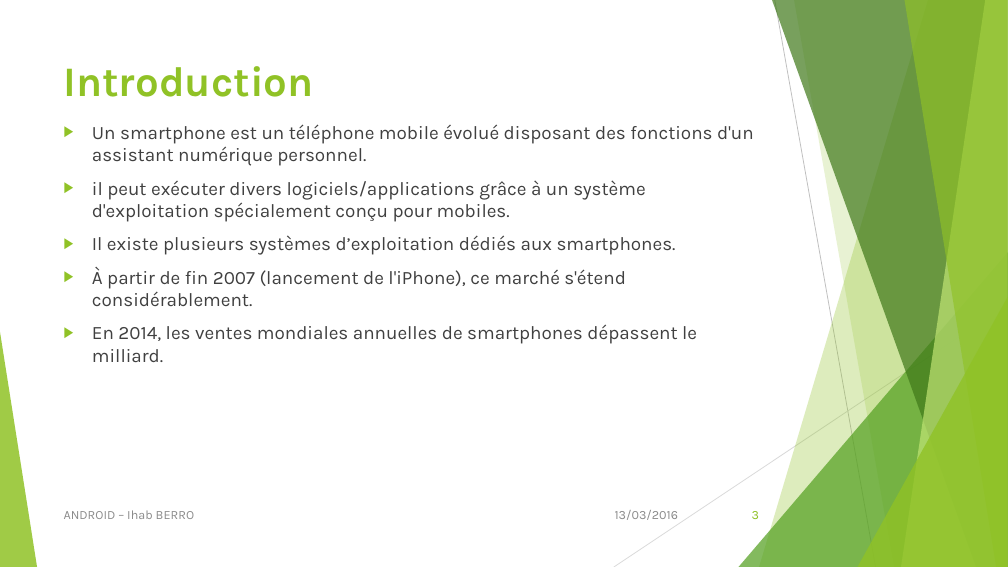
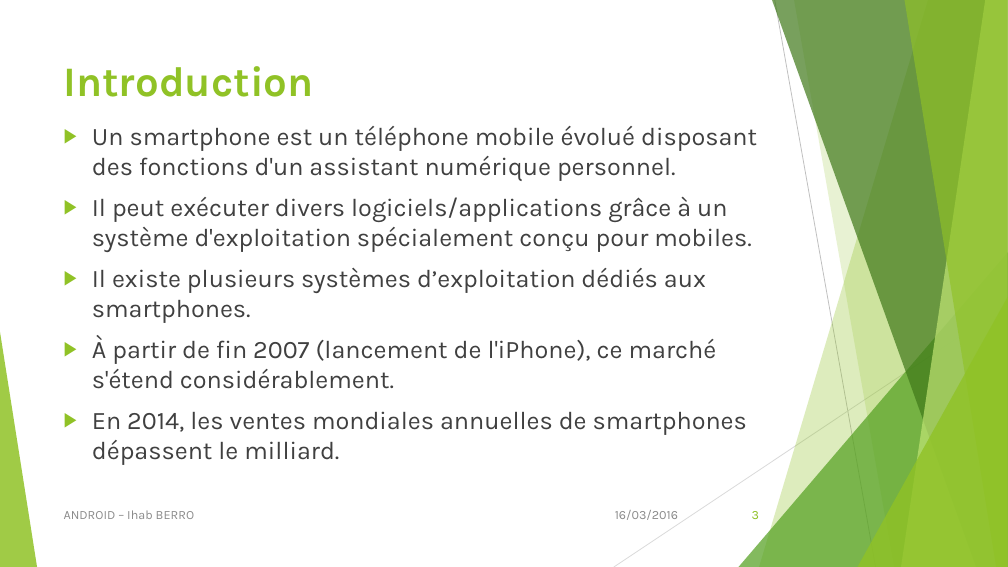
Before and after one commit to iberro/SMB214, a slide deck: slide 3 of Android.pptx. Drawn at 1008x567 pixels with LibreOffice and Linux fonts; fonts in the diff are those of the drawing. Boxes give left, top, right and bottom in pixels: in the first picture for what was removed or moved away, otherwise in the second. Text is boxed around its words. In the diff, an @@ line names an element or a change of style, - is before the commit and + after.

```diff
--- a/Android.pptx
+++ b/Android.pptx
@@ text at bbox=[92, 126, 757, 465]: size 18 to 24 pt in "Un smartphone est un téléphone mobile évolué ...", "Il existe plusieurs systèmes d’exploitation dédiés aux ...", "À partir de fin 2007 (lancement de ...", "En 2014, les ventes mondiales annuelles de ..." @@
@@ text at bbox=[92, 197, 751, 252]: text changed; size 18 to 24 pt @@
-▶ il peut exécuter divers logiciels/applications grâce à un système d'exploitation spécialement conçu pour mobiles.
+▶ Il peut exécuter divers logiciels/applications grâce à un système d'exploitation spécialement conçu pour mobiles.
@@ text at bbox=[615, 510, 678, 520]: text changed @@
-13/03/2016
+16/03/2016
```
Also in this commit, not shown: 15 other slides changed, 3 slides added.
